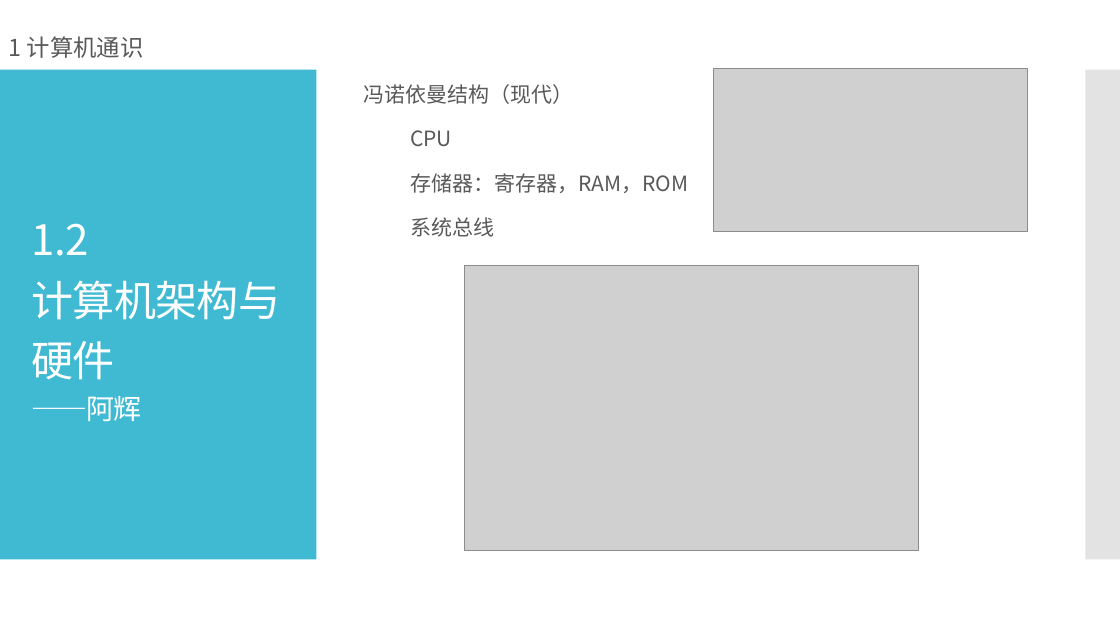
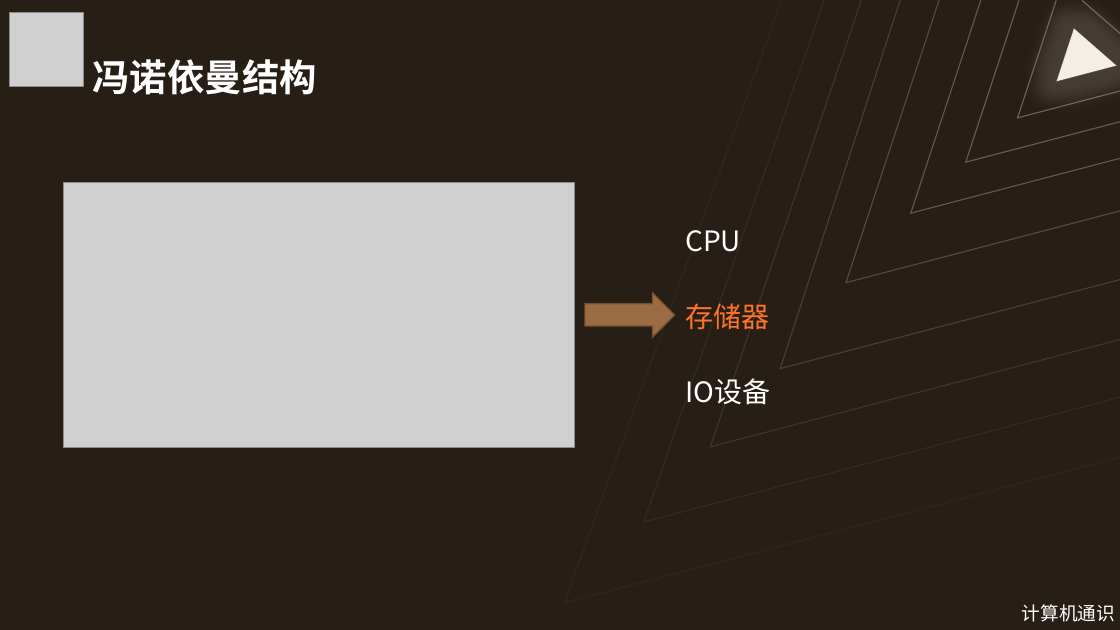
Before and after one commit to Wannerfi/CodingCourse, a slide deck: slide 14 of 1计算机通识.pptx (slide 12 before the commit). Drawn at 1120x630 pixels with LibreOffice and Linux fonts; fonts in the diff are those of the drawing; grey boxes stand for pictures. Boxes give left, top, right and bottom in pixels: in the first picture for what was removed or moved away, otherwise in the second. Text is boxed around its words. In the diff, an @@ line names an element or a change of style, - is before the commit and + after.

```diff
--- a/1计算机通识.pptx
+++ b/1计算机通识.pptx
@@ background #FFFFFF to #271E15 @@
@@ picture added at (x1=9, y1=13, x2=83, y2=87) @@
@@ freeform shape added at (x1=565, y1=0, x2=1120, y2=602), outline #FFFFFF 1 pt @@
@@ freeform shape added at (x1=644, y1=0, x2=1120, y2=522), outline #FFFFFF 1 pt @@
@@ freeform shape added at (x1=711, y1=0, x2=1120, y2=446), outline #FFFFFF 1 pt @@
@@ freeform shape added at (x1=781, y1=0, x2=1120, y2=368), outline #FFFFFF 1 pt @@
@@ freeform shape added at (x1=846, y1=0, x2=1120, y2=282), outline #FFFFFF 1 pt @@
@@ freeform shape added at (x1=911, y1=0, x2=1120, y2=213), outline #FFFFFF 1 pt @@
@@ freeform shape added at (x1=966, y1=0, x2=1120, y2=162), outline #FFFFFF 1 pt @@
@@ freeform shape added at (x1=1017, y1=0, x2=1120, y2=118), outline #FFFFFF 1 pt @@
@@ freeform shape added at (x1=1057, y1=29, x2=1117, y2=81), fill #F5EEE7, outline #FFFFFF 1 pt @@
@@ freeform shape added at (x1=1082, y1=0, x2=1120, y2=33), outline #FFFFFF 1 pt @@
@@ title added at (x1=93, y1=59, x2=317, y2=95), 32 pt, text #FFFFFF, bold @@
+冯诺依曼结构
@@ rectangle removed at (x1=0, y1=70, x2=317, y2=560) @@
@@ text removed at (x1=364, y1=84, x2=688, y2=237) @@
-冯诺依曼结构（现代）
-  CPU
-  存储器：寄存器，RAM，ROM
-  系统总线
@@ rectangle removed at (x1=1086, y1=70, x2=1120, y2=560) @@
@@ picture resized from (x1=713, y1=69, x2=1028, y2=232) to (x1=63, y1=182, x2=575, y2=448) @@
@@ title removed at (x1=32, y1=223, x2=280, y2=422) @@
-1.2
-计算机架构与硬件
-——阿辉
@@ text added at (x1=685, y1=230, x2=770, y2=405), 24 pt, text #FFFFFF @@
+CPU
+存储器
+IO设备
@@ picture removed at (x1=465, y1=266, x2=918, y2=551) @@
@@ right arrow added at (x1=585, y1=292, x2=675, y2=337), fill #9B6C43, outline #735032 1 pt @@
@@ text "计算机通识" at (x1=1022, y1=604, x2=1115, y2=622): vertical alignment middle to top @@
@@ text at (x1=1022, y1=604, x2=1115, y2=622): text changed; size 20 to 16 pt; text colour #595959 to #FFFFFF @@
-1 计算机通识
+计算机通识
```
Also in this commit, not shown: 13 other slides changed, 12 slides added, 3 slides removed, 1 other file.
